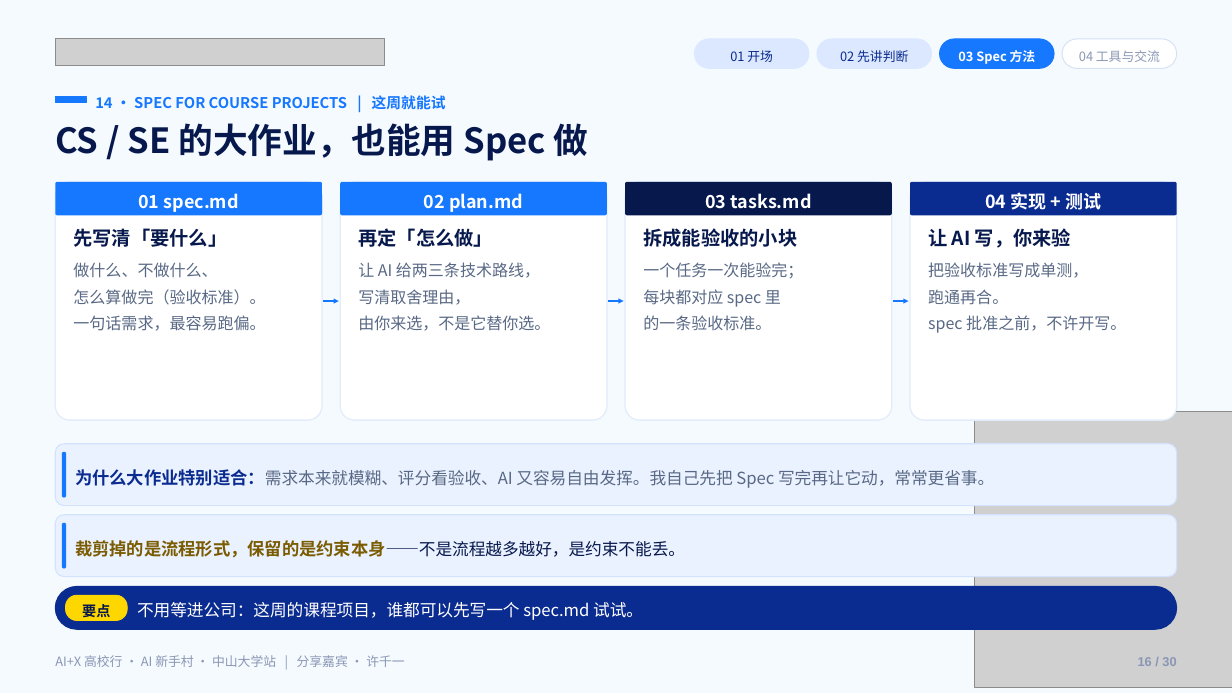
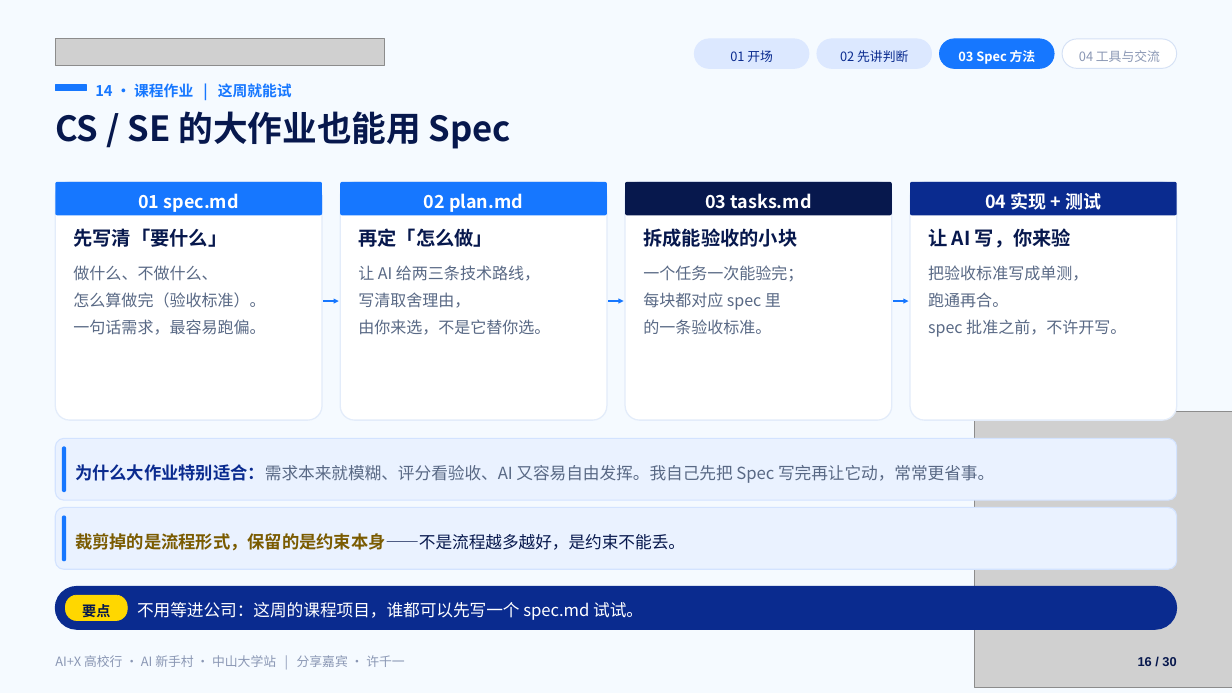
Before and after one commit to Frocir/aix-talk, a slide deck: slide 16 of aix-talk-26pages.pptx. Drawn at 1232x693 pixels with LibreOffice and Linux fonts; fonts in the diff are those of the drawing; grey boxes stand for pictures. Boxes give left, top, right and bottom in pixels: in the first picture for what was removed or moved away, otherwise in the second. Text is boxed around its words. In the diff, an @@ line names an element or a change of style, - is before the commit and + after.

```diff
--- a/aix-talk-26pages.pptx
+++ b/aix-talk-26pages.pptx
@@ 1 text, 1 rounded rectangle, 1 rectangle: place and size @@
-1 text, 1 rounded rectangle, 1 rectangle at [55, 97, 1177, 577]
+1 text, 1 rounded rectangle, 1 rectangle at [55, 85, 1177, 569]
@@ text at [95, 83, 292, 98]: text changed @@
-14 · SPEC FOR COURSE PROJECTS | 这周就能试
+14 · 课程作业 | 这周就能试
@@ text at [55, 111, 511, 149]: text changed @@
-CS / SE 的大作业，也能用 Spec 做
+CS / SE 的大作业也能用 Spec
@@ text "做什么、不做什么、": place and size @@
-text "做什么、不做什么、" at [73, 262, 265, 331]
+text "做什么、不做什么、" at [73, 265, 265, 335]
@@ text "让 AI 给两三条技术路线，": place and size @@
-text "让 AI 给两三条技术路线，" at [358, 262, 550, 331]
+text "让 AI 给两三条技术路线，" at [358, 265, 550, 335]
@@ text "一个任务一次能验完；": place and size @@
-text "一个任务一次能验完；" at [643, 262, 803, 331]
+text "一个任务一次能验完；" at [643, 265, 803, 335]
@@ text "把验收标准写成单测，": place and size @@
-text "把验收标准写成单测，" at [928, 262, 1126, 333]
+text "把验收标准写成单测，" at [928, 265, 1126, 337]
@@ 3 rounded rectangles, 1 text: place and size @@
-3 rounded rectangles, 1 text at [55, 444, 1177, 569]
+3 rounded rectangles, 1 text at [55, 438, 1177, 562]
@@ text "16 / 30" at [1138, 657, 1176, 666]: text colour #8A97B4 to #07184D @@
```
Also in this commit, not shown: 28 other slides changed, 31 other files.
